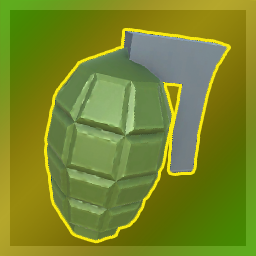
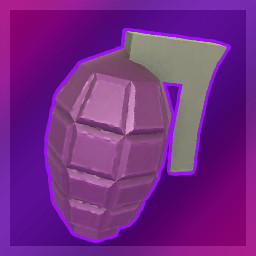
Layer changes from the first w=256, h=256 image to the second:
pixels changed over [0, 0, 256, 256] (layer not identified)
